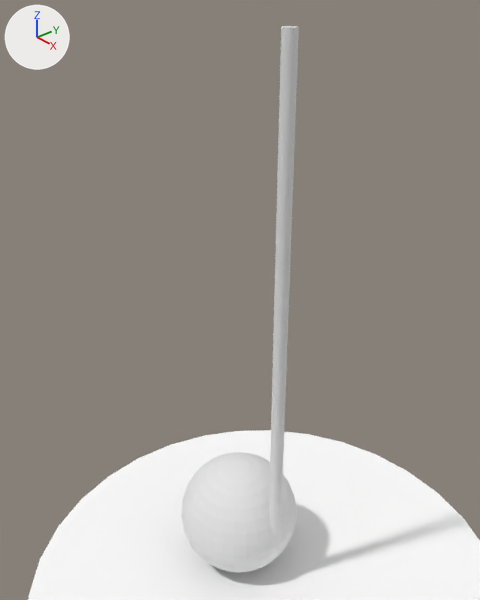
A saved change to the Blender file Assets/Models/Tokens/oneUnit.blend.
The view is the same before and after, from a camera (50 mm lens) standing at (0.597, -0.574, 0.954) and looking at (-0.091, 0.019, 0.509). Lighting does not change. The marker at upper left points along +X, +Y and +Z.
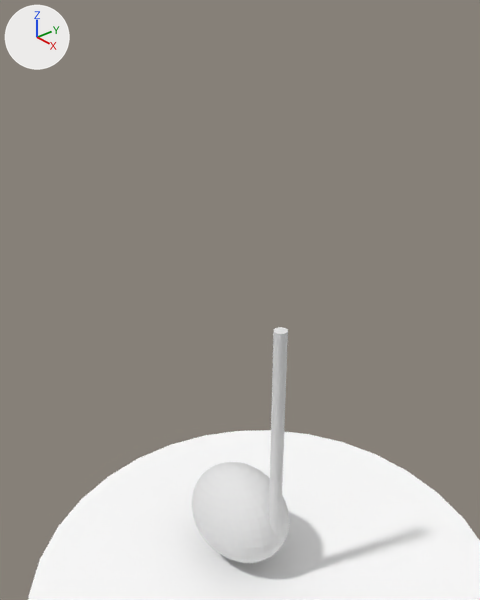
Where the change shows, as pixel boxes [x1, y1, x2, y2] in the pictures (480 x 600 px):
```json
{"object": "Sphere", "change": "rescaled", "before": [181, 452, 296, 573], "after": [192, 462, 289, 563], "on screen": "16% narrower, 16% shorter"}
{"object": "Cylinder.001", "change": "moved, rescaled", "before": [269, 26, 299, 551], "after": [269, 327, 288, 547], "on screen": "35% narrower, 58% shorter"}
```

Scene script edits in JSON lines:
```json
{"op": "set", "path": "ob_cylinder_001.location", "old": "(0.017, 0.0, 0.5)", "new": "(0.017, 0.0, 0.308)"}
{"op": "set", "path": "ob_cylinder_001.scale", "old": "(1.0, 1.0, 0.8)", "new": "(1.0, 1.0, 0.4)"}
{"op": "set", "path": "ob_sphere.scale", "old": "(1.0, 1.0, 1.0)", "new": "(1.0, 0.722, 0.846)"}
```
